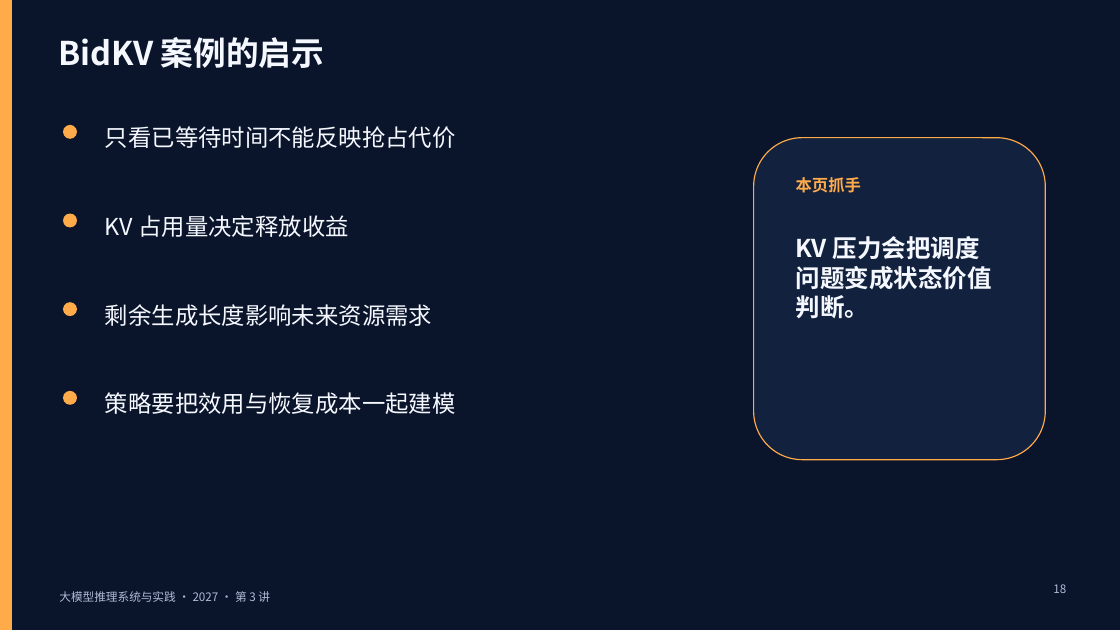
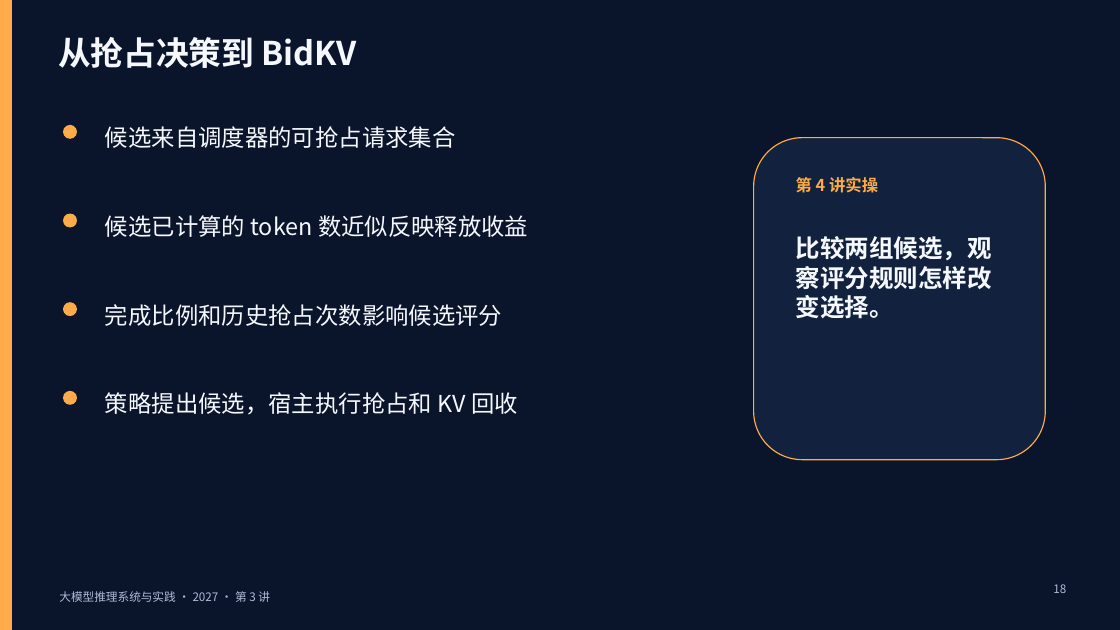
Before and after one commit to vLLM-HUST/intro-to-llm-inference-engines, a slide deck: slide 18 of build/slides/2027/lectures-8-pptx/第03讲_请求调度与连续批处理.pptx. Drawn at 1120x630 pixels with LibreOffice and Linux fonts; fonts in the diff are those of the drawing. Boxes give left, top, right and bottom in pixels: in the first picture for what was removed or moved away, otherwise in the second. Text is boxed around its words. In the diff, an @@ line names an element or a change of style, - is before the commit and + after.

```diff
--- a/build/slides/2027/lectures-8-pptx/第03讲_请求调度与连续批处理.pptx
+++ b/build/slides/2027/lectures-8-pptx/第03讲_请求调度与连续批处理.pptx
@@ text at [58,37,356,68]: text changed @@
-BidKV 案例的启示
+从抢占决策到 BidKV
@@ text at [105,126,456,148]: text changed @@
-只看已等待时间不能反映抢占代价
+候选来自调度器的可抢占请求集合
@@ text at [796,174,878,196]: text changed @@
-本页抓手
+第 4 讲实操
@@ text at [105,215,528,237]: text changed @@
-KV 占用量决定释放收益
+候选已计算的 token 数近似反映释放收益
@@ text at [796,236,992,319]: text changed @@
-KV 压力会把调度问题变成状态价值判断。
+比较两组候选，观察评分规则怎样改变选择。
@@ text at [105,304,502,326]: text changed @@
-剩余生成长度影响未来资源需求
+完成比例和历史抢占次数影响候选评分
@@ text at [105,392,518,415]: text changed @@
-策略要把效用与恢复成本一起建模
+策略提出候选，宿主执行抢占和 KV 回收
```
Also in this commit, not shown: 2 other slides changed, 22 other files.
